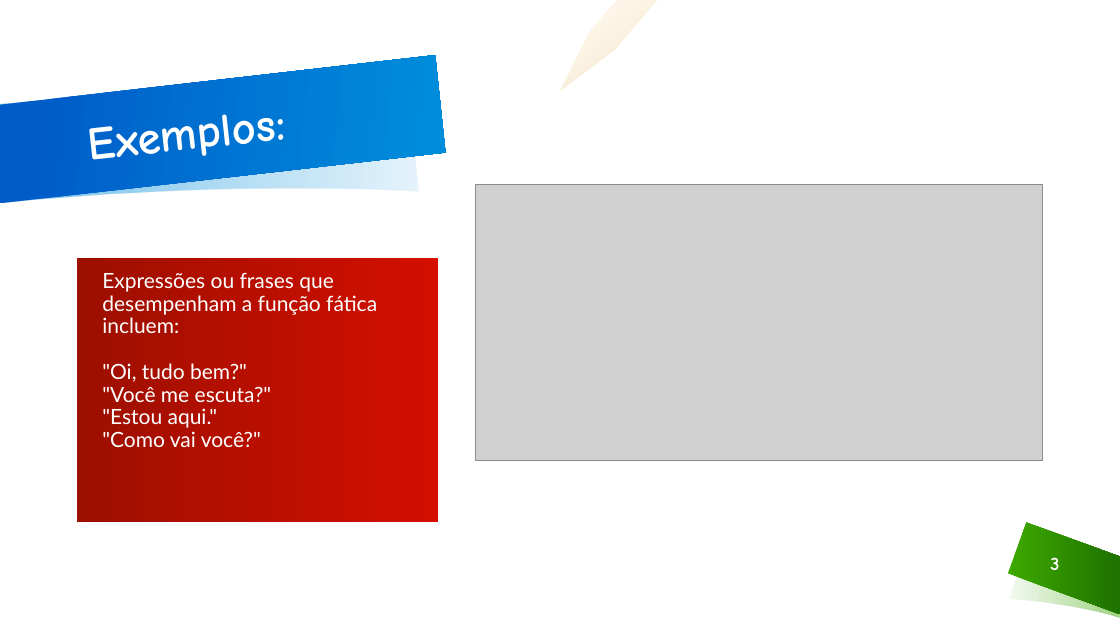
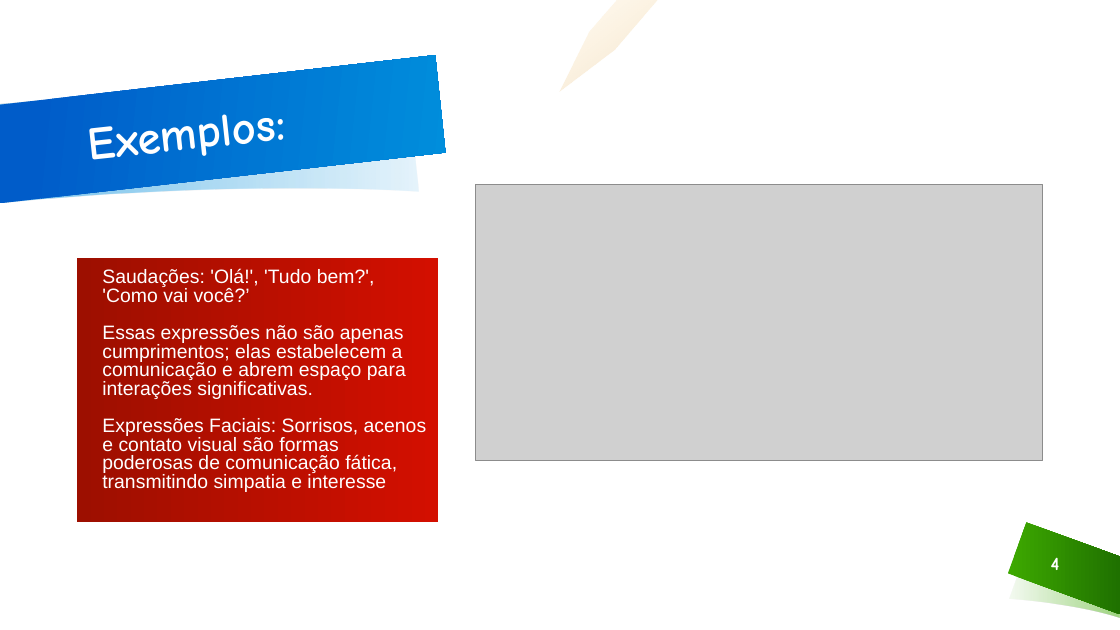
Before and after one commit to 1phantm1/SeminarioPT, a slide deck: slide 4 of funcaoFatica.pptx (slide 3 before the commit). Drawn at 1120x630 pixels with LibreOffice and Linux fonts; fonts in the diff are those of the drawing; grey boxes stand for pictures; background and template pictures are left out. Boxes give left, top, right and bottom in pixels: in the first picture for what was removed or moved away, otherwise in the second. Text is boxed around its words. In the diff, an @@ line names an element or a change of style, - is before the commit and + after.

```diff
--- a/funcaoFatica.pptx
+++ b/funcaoFatica.pptx
@@ text at (x1=102, y1=268, x2=427, y2=492): text changed; size 18 to 16.6 pt; font Lato to Arial @@
-Expressões ou frases que desempenham a função fática incluem:
-"Oi, tudo bem?"
-"Você me escuta?"
-"Estou aqui."
-"Como vai você?"
+Saudações: 'Olá!', 'Tudo bem?', 'Como vai você?’
+Essas expressões não são apenas cumprimentos; elas estabelecem a comunicação e abrem espaço para interações significativas.
+Expressões Faciais: Sorrisos, acenos e contato visual são formas poderosas de comunicação fática, transmitindo simpatia e interesse
@@ page number at (x1=1051, y1=557, x2=1060, y2=570): text changed @@
-3
+4
```
Also in this commit, not shown: 3 other slides changed, 8 slides added, 4 slides removed, 2 other files.
